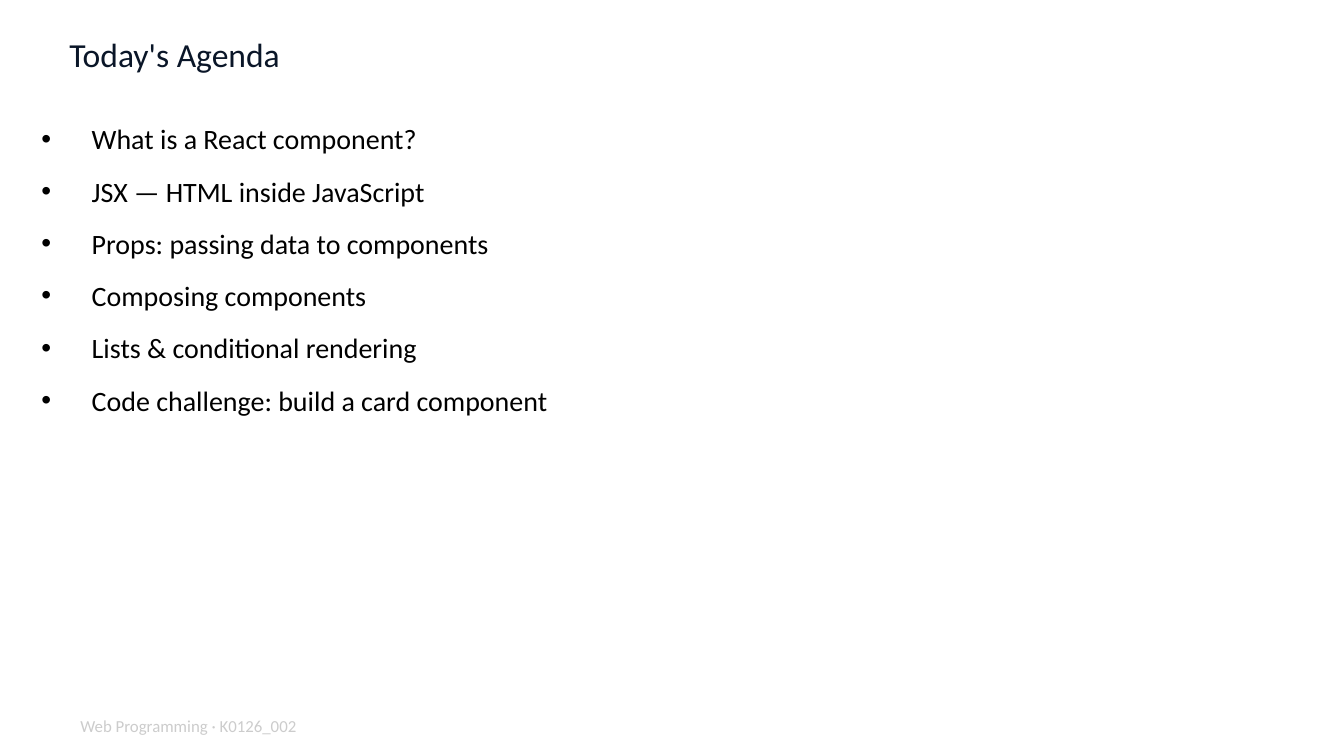
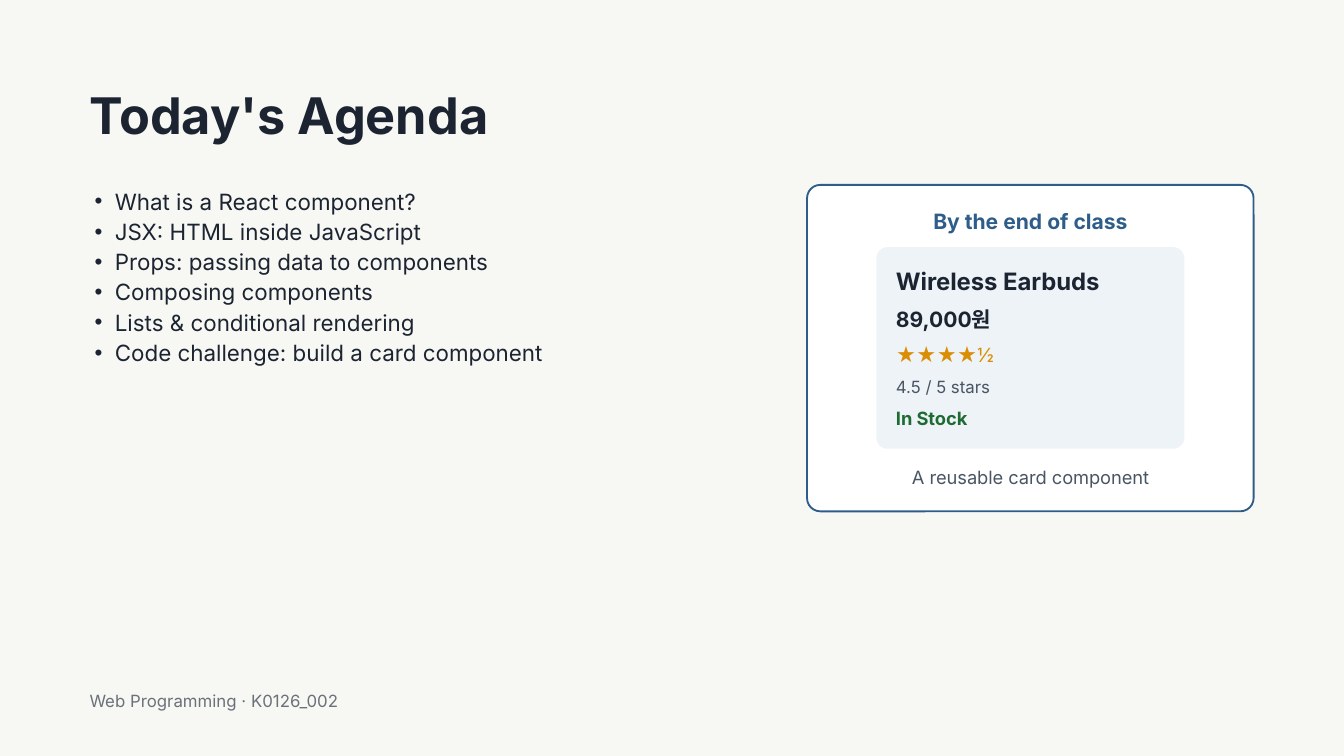
Before and after one commit to muxiddin19/WebPro, a slide deck: slide 2 of week10/WebPro_Week11_Fri_ReactProps_v1.pptx. Drawn at 1344x756 pixels with LibreOffice and Linux fonts; fonts in the diff are those of the drawing. Boxes give left, top, right and bottom in pixels: in the first picture for what was removed or moved away, otherwise in the second. Text is boxed around its words. In the diff, an @@ line names an element or a change of style, - is before the commit and + after.

```diff
--- a/week10/WebPro_Week11_Fri_ReactProps_v1.pptx
+++ b/week10/WebPro_Week11_Fri_ReactProps_v1.pptx
@@ background #FFFFFF to #F7F7F4 @@
@@ title "Today's Agenda": place and size @@
-title "Today's Agenda" at bbox=[69, 43, 280, 73]
+title "Today's Agenda" at bbox=[90, 97, 489, 145]
@@ title "Today's Agenda" at bbox=[90, 97, 489, 145]: size 18 to 27 pt, font Calibri to Inter, text colour #0A1628 to #1B2430, bold on; line spacing 1 to 29.7pt @@
@@ text "What is a React component?": place and size @@
-text "What is a React component?" at bbox=[92, 129, 548, 416]
+text "What is a React component?" at bbox=[115, 193, 543, 366]
@@ text at bbox=[115, 193, 543, 366]: size 15 to 12 pt, font Calibri to Inter, text colour #000000 to #1B2430 in "What is a React component?", "Props: passing data to components", "Composing components", "Lists & conditional rendering" and 1 more places; indent changed; line spacing 1 to 16.2pt; less space between paragraphs @@
@@ rounded rectangle added at bbox=[808, 185, 1254, 512], fill #FFFFFF, outline #2F5D8A 1 pt @@
@@ text at bbox=[115, 223, 421, 245]: text changed; size 15 to 12 pt; font Calibri to Inter; text colour #000000 to #1B2430 @@
-• JSX — HTML inside JavaScript
+• JSX: HTML inside JavaScript
@@ text added at bbox=[933, 213, 1128, 234], 11.2 pt, text #2F5D8A, bold @@
+By the end of class
@@ rounded rectangle added at bbox=[876, 247, 1184, 449], fill #EEF3F8 @@
@@ text added at bbox=[896, 271, 1099, 291], 12.8 pt, text #1B2430, bold @@
+Wireless Earbuds
@@ text added at bbox=[896, 309, 991, 331], 11.2 pt, text #1B2430, bold @@
+89,000원
@@ text added at bbox=[896, 346, 994, 362], 10.5 pt, text #D98E04 @@
+★★★★½
@@ text added at bbox=[896, 380, 990, 393], 9 pt, text #4A5563 @@
+4.5 / 5 stars
@@ text added at bbox=[896, 411, 968, 425], 9.8 pt, text #1E6B34, bold @@
+In Stock
@@ text added at bbox=[912, 470, 1149, 488], 9.8 pt, text #4A5563 @@
+A reusable card component
@@ text added at bbox=[90, 694, 338, 711], 9 pt, text #6A7179 @@
+Web Programming · K0126_002
@@ text removed at bbox=[80, 721, 297, 735] @@
-Web Programming · K0126_002
```
Also in this commit, not shown: 17 other slides changed, 3 slides added, 3 slides removed, 2 other files.
